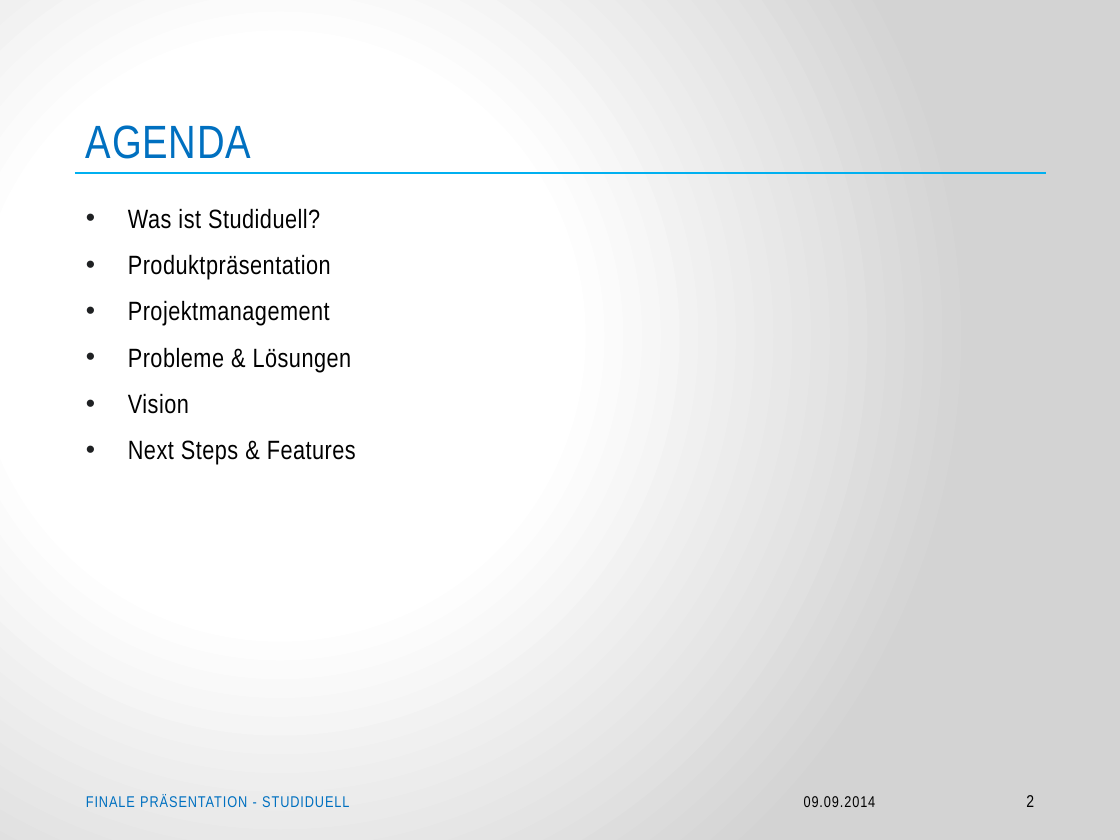
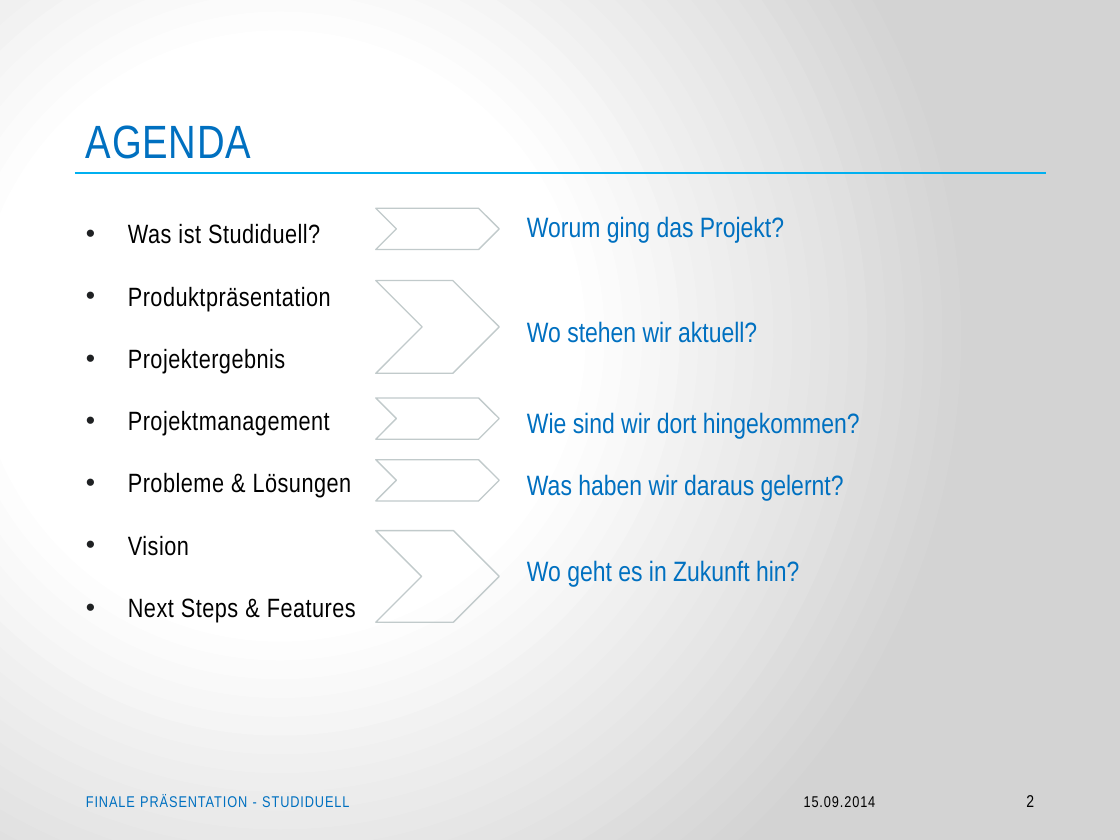
Before and after one commit to Jessi93/Quizduell, a slide deck: slide 2 of Documents/Präsentationen/2014.09.16_Finale Präsentation – Projekt Studiduell.pptx. Drawn at 1120x840 pixels with LibreOffice and Linux fonts; fonts in the diff are those of the drawing; background and template pictures are left out. Boxes give left, top, right and bottom in pixels: in the first picture for what was removed or moved away, otherwise in the second. Text is boxed around its words. In the diff, an @@ line names an element or a change of style, - is before the commit and + after.

```diff
--- a/Documents/Präsentationen/2014.09.16_Finale Präsentation – Projekt Studiduell.pptx
+++ b/Documents/Präsentationen/2014.09.16_Finale Präsentation – Projekt Studiduell.pptx
@@ chevron added at (376,208,500,250), outline #C1CACB 0.85 pt @@
@@ text at (128,223,356,622): line spacing 1 to 1.5 @@
@@ chevron added at (376,281,500,374), outline #C1CACB 0.85 pt @@
@@ text at (128,348,285,373): paragraph added @@
+• Projektergebnis
@@ chevron added at (376,398,500,439), outline #C1CACB 0.85 pt @@
@@ chevron added at (376,459,500,501), outline #C1CACB 0.85 pt @@
@@ chevron added at (376,531,500,623), outline #C1CACB 0.85 pt @@
@@ group added at (527,216,860,587): 5 texts @@
+Worum ging das Projekt?
+Wo stehen wir aktuell?
+Wie sind wir dort hingekommen?
+Was haben wir daraus gelernt?
+Wo geht es in Zukunft hin?
@@ text at (804,796,876,807): text changed @@
-09.09.2014
+15.09.2014
```
Also in this commit, not shown: 12 other slides changed, 1 slide added, 1 slide removed.
